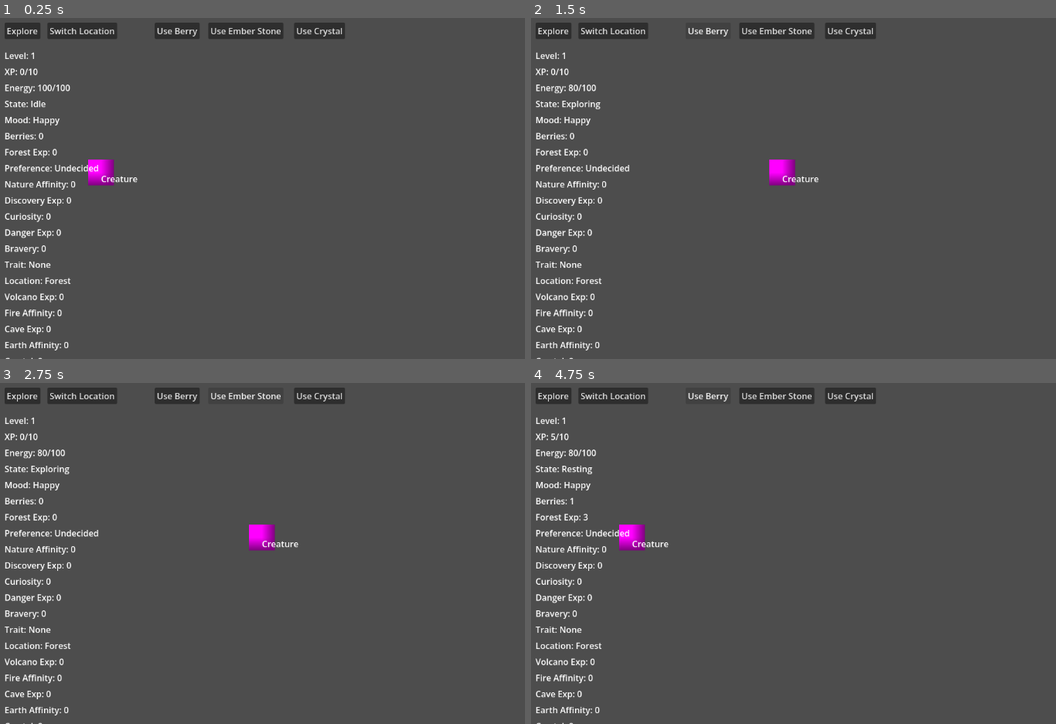
Above: before the commit, frames 1-4 (two rows, left to right).
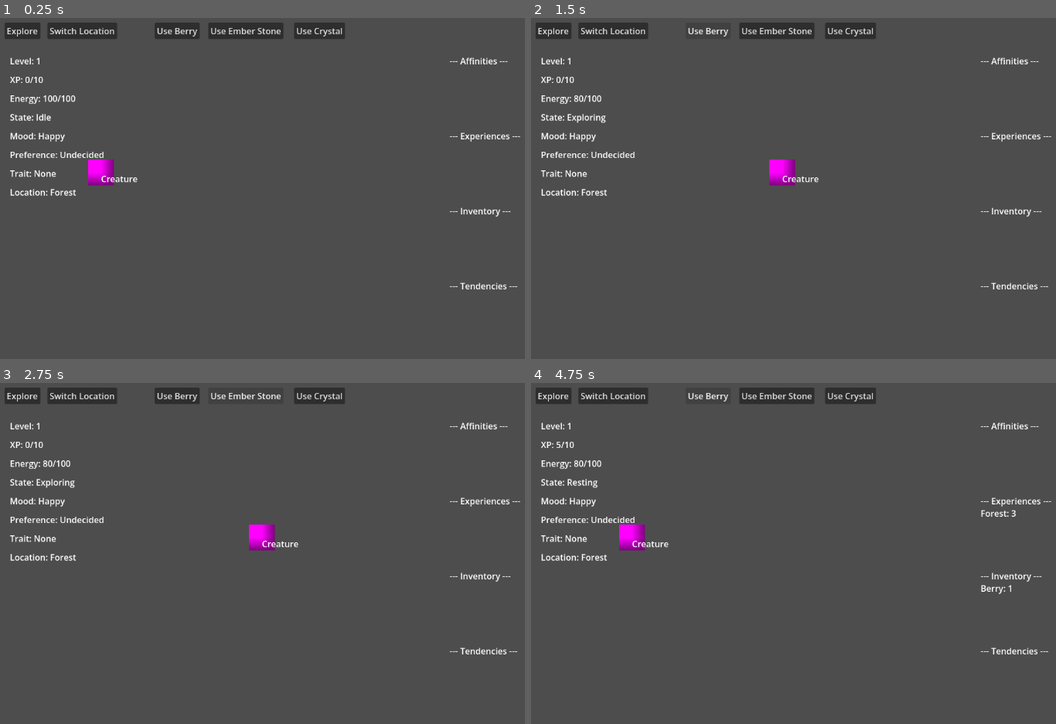
Above: after the commit, the same moments.

Repository: Radhika-15-Agarwal/CreatureGame
Game: Godot game, scene res://scenes/main.tscn
Same seed, same stepped clock (60 frames per second), same inputs: the game is played once before the commit and once after it.
Inputs:
- Up to frame 1 (0.25 s): no input
- Up to frame 2 (1.5 s): click "Explore" at 0.5 s; click "Use Berry" at 1.25 s
- Up to frame 3 (2.75 s): click "Use Ember Stone" at 2 s
- Up to frame 4 (4.75 s): click "Use Crystal" at 2.75 s; click "Explore" at 3.5 s; click "Use Berry" at 4.25 s

The runs differ from the first frame. In frame 1, 3.1% of the frame differs, in the area x 0-100%, y 9-100%; in frame 2, 3.2%; in frame 3, 3.2%; in frame 4, 3.3%.

Commit message:
Refactor ui

Diff:
--- a/scenes/main.tscn
+++ b/scenes/main.tscn
@@ -2,6 +2,7 @@
 
 [ext_resource type="Script" uid="uid://d2ml2go18epr2" path="res://scripts/main.gd" id="1_0wfyh"]
 [ext_resource type="Script" uid="uid://ho5w2jefd3l" path="res://scripts/creature.gd" id="1_o5qli"]
+[ext_resource type="Script" uid="uid://dj0a7qjw2aq48" path="res://scenes/ui.gd" id="3_sugp2"]
 
 [sub_resource type="PlaceholderTexture2D" id="PlaceholderTexture2D_7dm0k"]
 
@@ -21,16 +22,17 @@
 offset_bottom = 23.0
 text = "Creature"
 
-[node name="CanvasLayer" type="CanvasLayer" parent="." unique_id=954910228]
+[node name="UI" type="CanvasLayer" parent="." unique_id=954910228]
+script = ExtResource("3_sugp2")
 
-[node name="ExploreButton" type="Button" parent="CanvasLayer" unique_id=621618044]
+[node name="ExploreButton" type="Button" parent="UI" unique_id=621618044]
 offset_left = 20.0
 offset_top = 20.0
 offset_right = 87.0
 offset_bottom = 51.0
 text = "Explore"
 
-[node name="LevelLabel" type="Label" parent="CanvasLayer" unique_id=1763420410]
+[node name="LevelLabel" type="Label" parent="UI" unique_id=1763420410]
 offset_left = 20.0
 offset_top = 70.0
 offset_right = 78.0
@@ -38,7 +40,7 @@
 text = "Level: 1
 "
 
-[node name="XPLabel" type="Label" parent="CanvasLayer" unique_id=785613342]
+[node name="XPLabel" type="Label" parent="UI" unique_id=785613342]
 offset_left = 20.0
 offset_top = 100.0
 offset_right = 60.0
@@ -46,169 +48,94 @@
 text = "XP: 0
 "
 
-[node name="EnergyLabel" type="Label" parent="CanvasLayer" unique_id=1443942606]
+[node name="EnergyLabel" type="Label" parent="UI" unique_id=1443942606]
 offset_left = 20.0
 offset_top = 130.0
 offset_right = 143.0
 offset_bottom = 153.0
 text = "Energy: 100/100"
 
-[node name="StateLabel" type="Label" parent="CanvasLayer" unique_id=458005401]
+[node name="StateLabel" type="Label" parent="UI" unique_id=458005401]
 offset_left = 20.0
 offset_top = 160.0
 offset_right = 98.0
 offset_bottom = 183.0
 text = "State: Idle"
 
-[node name="MoodLabel" type="Label" parent="CanvasLayer" unique_id=378857435]
+[node name="MoodLabel" type="Label" parent="UI" unique_id=378857435]
 offset_left = 20.0
 offset_top = 190.0
 offset_right = 60.0
 offset_bottom = 213.0
 text = "Mood: Happy"
 
-[node name="BerryLabel" type="Label" parent="CanvasLayer" unique_id=562186542]
-offset_left = 20.0
-offset_top = 220.0
-offset_right = 80.0
-offset_bottom = 243.0
-text = "Berry: 0"
-
-[node name="ForestExpLabel" type="Label" parent="CanvasLayer" unique_id=1053706932]
-offset_left = 20.0
-offset_top = 250.0
-offset_right = 119.0
-offset_bottom = 273.0
-text = "Forest Exp: 0"
-
-[node name="PreferenceLabel" type="Label" parent="CanvasLayer" unique_id=1078040197]
+[node name="PreferenceLabel" type="Label" parent="UI" unique_id=1078040197]
 offset_left = 20.0
 offset_top = 280.0
 offset_right = 60.0
 offset_bottom = 303.0
 text = "Preference: Undecided"
 
-[node name="NatureAffinityLabel" type="Label" parent="CanvasLayer" unique_id=1052474471]
-offset_left = 20.0
-offset_top = 310.0
-offset_right = 153.0
-offset_bottom = 333.0
-text = "Nature Affinity: 0"
-
-[node name="CuriosityLabel" type="Label" parent="CanvasLayer" unique_id=204904520]
-offset_left = 20.0
-offset_top = 370.0
-offset_right = 60.0
-offset_bottom = 393.0
-text = "Curiosity: 0"
-
-[node name="BraveryLabel" type="Label" parent="CanvasLayer" unique_id=1397774099]
-offset_left = 20.0
-offset_top = 430.0
-offset_right = 107.0
-offset_bottom = 453.0
-text = "Bravery: 0"
-
-[node name="DiscoveryExpLabel" type="Label" parent="CanvasLayer" unique_id=997877569]
-offset_left = 20.0
-offset_top = 340.0
-offset_right = 145.0
-offset_bottom = 363.0
-text = "Discovery Exp: 0"
-
-[node name="DangerExpLabel" type="Label" parent="CanvasLayer" unique_id=104222867]
-offset_left = 20.0
-offset_top = 400.0
-offset_right = 145.0
-offset_bottom = 423.0
-text = "Danger Exp: 0"
-
-[node name="TraitLabel" type="Label" parent="CanvasLayer" unique_id=1504625722]
+[node name="TraitLabel" type="Label" parent="UI" unique_id=1504625722]
 offset_left = 20.0
 offset_top = 460.0
 offset_right = 107.0
 offset_bottom = 483.0
 text = "Trait: None"
 
-[node name="LocationLabel" type="Label" parent="CanvasLayer" unique_id=1171857790]
+[node name="LocationLabel" type="Label" parent="UI" unique_id=1171857790]
 offset_left = 20.0
 offset_top = 490.0
 offset_right = 144.0
 offset_bottom = 513.0
 text = "Location: Forest"
 
-[node name="VolcanoExpLabel" type="Label" parent="CanvasLayer" unique_id=297353476]
-offset_left = 20.0
-offset_top = 520.0
-offset_right = 131.0
-offset_bottom = 543.0
-text = "Volcano Exp: 0"
-
-[node name="FireAffinityLabel" type="Label" parent="CanvasLayer" unique_id=216992639]
-offset_left = 20.0
-offset_top = 550.0
-offset_right = 153.0
-offset_bottom = 573.0
-text = "Fire Affinity: 0"
-
-[node name="LocationButton" type="Button" parent="CanvasLayer" unique_id=1203190004]
+[node name="LocationButton" type="Button" parent="UI" unique_id=1203190004]
 offset_left = 100.0
 offset_top = 20.0
 offset_right = 230.0
 offset_bottom = 51.0
 text = "Switch Location"
 
-[node name="CaveExpLabel" type="Label" parent="CanvasLayer" unique_id=909234804]
-offset_left = 20.0
-offset_top = 580.0
-offset_right = 131.0
-offset_bottom = 603.0
-text = "Cave Exp: 0"
-
-[node name="EarthAffinityLabel" type="Label" parent="CanvasLayer" unique_id=398958348]
-offset_left = 20.0
-offset_top = 610.0
-offset_right = 153.0
-offset_bottom = 633.0
-text = "Earth Affinity: 0"
-
-[node name="CrystalLabel" type="Label" parent="CanvasLayer" unique_id=1283610201]
-offset_left = 20.0
-offset_top = 640.0
-offset_right = 60.0
-offset_bottom = 663.0
-text = "Crystal: 0"
-
-[node name="EmberStoneLabel" type="Label" parent="CanvasLayer" unique_id=732455951]
-offset_left = 20.0
-offset_top = 670.0
-offset_right = 60.0
-offset_bottom = 693.0
-text = "Ember Stone: 0"
-
-[node name="UseBerryButton" type="Button" parent="CanvasLayer" unique_id=1178855698]
+[node name="UseBerryButton" type="Button" parent="UI" unique_id=1178855698]
 offset_left = 300.0
 offset_top = 20.0
 offset_right = 384.0
 offset_bottom = 51.0
 text = "Use Berry"
 
-[node name="UseEmberStoneButton" type="Button" parent="CanvasLayer" unique_id=1299315584]
+[node name="UseEmberStoneButton" type="Button" parent="UI" unique_id=1299315584]
 offset_left = 400.0
 offset_top = 20.0
 offset_right = 540.0
 offset_bottom = 51.0
 text = "Use Ember Stone"
 
-[node name="UseCrystalButton" type="Button" parent="CanvasLayer" unique_id=1503624767]
+[node name="UseCrystalButton" type="Button" parent="UI" unique_id=1503624767]
 offset_left = 560.0
 offset_top = 20.0
 offset_right = 655.0
 offset_bottom = 51.0
 text = "Use Crystal"
 
-[connection signal="pressed" from="CanvasLayer/ExploreButton" to="." method="_on_explore_button_pressed"]
-[connection signal="pressed" from="CanvasLayer/LocationButton" to="." method="_on_location_button_pressed"]
-[connection signal="pressed" from="CanvasLayer/UseBerryButton" to="." method="_on_use_berry_button_pressed"]
-[connection signal="pressed" from="CanvasLayer/UseEmberStoneButton" to="." method="_on_use_ember_stone_button_pressed"]
-[connection signal="pressed" from="CanvasLayer/UseCrystalButton" to="." method="_on_use_crystal_button_pressed"]
+[node name="AffinitiesLabel" type="RichTextLabel" parent="UI" unique_id=1650888944]
+offset_right = 40.0
+offset_bottom = 40.0
+
+[node name="ExperiencesLabel" type="RichTextLabel" parent="UI" unique_id=2071094936]
+offset_right = 40.0
+offset_bottom = 40.0
+
+[node name="InventoryLabel" type="RichTextLabel" parent="UI" unique_id=956526222]
+offset_right = 40.0
+offset_bottom = 40.0
+
+[node name="TendenciesLabel" type="RichTextLabel" parent="UI" unique_id=1849167750]
+offset_right = 40.0
+offset_bottom = 40.0
+
+[connection signal="pressed" from="UI/ExploreButton" to="." method="_on_explore_button_pressed"]
+[connection signal="pressed" from="UI/LocationButton" to="." method="_on_location_button_pressed"]
+[connection signal="pressed" from="UI/UseBerryButton" to="." method="_on_use_berry_button_pressed"]
+[connection signal="pressed" from="UI/UseEmberStoneButton" to="." method="_on_use_ember_stone_button_pressed"]
+[connection signal="pressed" from="UI/UseCrystalButton" to="." method="_on_use_crystal_button_pressed"]
--- /dev/null
+++ b/scenes/ui.gd
@@ -0,0 +1,111 @@
+extends CanvasLayer
+
+# Grab the creature from the parent node (Main)
+@onready var creature = $"../Creature"
+
+# ==========================================
+# Core UI Elements
+# ==========================================
+@onready var level_label = $LevelLabel
+@onready var xp_label = $XPLabel
+@onready var state_label = $StateLabel
+@onready var energy_label = $EnergyLabel
+@onready var mood_label = $MoodLabel
+@onready var location_label = $LocationLabel
+@onready var preference_label = $PreferenceLabel
+@onready var trait_label = $TraitLabel
+
+# ==========================================
+# Grouped Data Panels
+# ==========================================
+@onready var affinities_label = $AffinitiesLabel
+@onready var experiences_label = $ExperiencesLabel
+@onready var inventory_label = $InventoryLabel
+@onready var tendencies_label = $TendenciesLabel
+
+func _ready():
+	setup_layout()
+	creature.stats_changed.connect(update_ui)
+	update_ui()
+
+func setup_layout():
+	# ==========================================
+	# 1. Left Side: Static Stats
+	# ==========================================
+	var left_x = 30
+	var start_y = 80 # Starts below your buttons
+	var spacing = 35 # Vertical space between each line
+
+	level_label.position = Vector2(left_x, start_y)
+	xp_label.position = Vector2(left_x, start_y + spacing * 1)
+	energy_label.position = Vector2(left_x, start_y + spacing * 2)
+	state_label.position = Vector2(left_x, start_y + spacing * 3)
+	mood_label.position = Vector2(left_x, start_y + spacing * 4)
+	preference_label.position = Vector2(left_x, start_y + spacing * 5)
+	trait_label.position = Vector2(left_x, start_y + spacing * 6)
+	location_label.position = Vector2(left_x, start_y + spacing * 7)
+
+	# ==========================================
+	# 2. Right Side: Dynamic Panels (RichTextLabels)
+	# ==========================================
+	var right_x = 850
+	var panel_size = Vector2(250, 130) # Fixes the text getting cut off/scrollbars
+	var right_spacing = 140 # Space between the big boxes
+
+	# Affinities
+	affinities_label.size = panel_size
+	affinities_label.position = Vector2(right_x, start_y)
+
+	# Experiences
+	experiences_label.size = panel_size
+	experiences_label.position = Vector2(right_x, start_y + right_spacing * 1)
+
+	# Inventory
+	inventory_label.size = panel_size
+	inventory_label.position = Vector2(right_x, start_y + right_spacing * 2)
+
+	# Tendencies
+	tendencies_label.size = panel_size
+	tendencies_label.position = Vector2(right_x, start_y + right_spacing * 3)
+
+func update_ui():
+	# 1. Static Core Stats
+	level_label.text = "Level: %d" % creature.level
+	xp_label.text = "XP: %d/%d" % [creature.xp, creature.get_xp_threshold()]
+	state_label.text = "State: " + creature.get_state()
+	energy_label.text = "Energy: %d/%d" % [int(creature.energy), int(creature.max_energy)]
+	mood_label.text = "Mood: " + creature.get_mood()
+	location_label.text = "Location: " + creature.get_location()
+	preference_label.text = "Preference: " + creature.get_preference()
+	trait_label.text = "Trait: " + creature.get_trait_text()
+
+	# Colorizing Energy based on tiredness
+	if creature.energy <= 20:
+		energy_label.add_theme_color_override("font_color", Color(1, 0.3, 0.3)) # Red
+	else:
+		energy_label.remove_theme_color_override("font_color") # Default
+
+	# 2. Dynamic Dictionaries
+	var affinity_text = "--- Affinities ---\n"
+	for affinity in creature.affinities:
+		if creature.affinities[affinity] > 0:
+			affinity_text += "%s: %d\n" % [affinity, creature.affinities[affinity]]
+	affinities_label.text = affinity_text
+
+	var exp_text = "--- Experiences ---\n"
+	for exp in creature.experiences:
+		if creature.experiences[exp] > 0:
+			exp_text += "%s: %d\n" % [exp, creature.experiences[exp]]
+	experiences_label.text = exp_text
+
+	var inv_text = "--- Inventory ---\n"
+	for item in creature.inventory:
+		if creature.inventory[item] > 0:
+			inv_text += "%s: %d\n" % [item, creature.inventory[item]]
+	inventory_label.text = inv_text
+
+	var tend_text = "--- Tendencies ---\n"
+	for tend in creature.tendencies:
+		if creature.tendencies[tend] != 0:
+			tend_text += "%s: %d\n" % [tend, creature.tendencies[tend]]
+	tendencies_label.text = tend_text
--- a/scripts/main.gd
+++ b/scripts/main.gd
@@ -2,76 +2,20 @@
 
 @onready var creature = $Creature
 
-@onready var level_label = $CanvasLayer/LevelLabel
-@onready var xp_label = $CanvasLayer/XPLabel
-@onready var state_label = $CanvasLayer/StateLabel
-@onready var energy_label = $CanvasLayer/EnergyLabel
-@onready var mood_label = $CanvasLayer/MoodLabel
-@onready var berry_label = $CanvasLayer/BerryLabel
-@onready var forest_exp_label = $CanvasLayer/ForestExpLabel
-@onready var preference_label = $CanvasLayer/PreferenceLabel
-@onready var nature_affinity_label = $CanvasLayer/NatureAffinityLabel
-@onready var discovery_exp_label = $CanvasLayer/DiscoveryExpLabel
-@onready var curiosity_label = $CanvasLayer/CuriosityLabel
-@onready var trait_label = $CanvasLayer/TraitLabel
-@onready var danger_exp_label = $CanvasLayer/DangerExpLabel
-@onready var bravery_label = $CanvasLayer/BraveryLabel
-@onready var volcano_exp_label = $CanvasLayer/VolcanoExpLabel
-@onready var fire_affinity_label = $CanvasLayer/FireAffinityLabel
-@onready var location_label = $CanvasLayer/LocationLabel
-@onready var cave_exp_label = $CanvasLayer/CaveExpLabel
-@onready var earth_affinity_label = $CanvasLayer/EarthAffinityLabel
-
+# ==========================================
+# Button Signals
+# ==========================================
 func _on_explore_button_pressed():
 	creature.explore()
 
 func _on_location_button_pressed():
 	creature.switch_location()
 
-func _ready():
-	creature.stats_changed.connect(update_ui)
-	update_ui()
-
-func update_ui():
-	level_label.text = "Level: %d" % creature.level
-	xp_label.text = "XP: %d/%d" % [
-		creature.xp,
-		creature.get_xp_threshold()
-	]
-
-	state_label.text = "State: " + creature.get_state()
-
-	energy_label.text = "Energy: %d/%d" % [
-		int(creature.energy),
-		int(creature.max_energy)
-	]
-	mood_label.text = "Mood: " + creature.get_mood()
-	berry_label.text = "Berries: %d" % creature.get_item_count("Berry")
-	forest_exp_label.text = "Forest Exp: %d" % creature.get_experience("Forest")
-	volcano_exp_label.text = "Volcano Exp: %d" % creature.get_experience("Volcano")
-	discovery_exp_label.text = "Discovery Exp: %d" % creature.get_experience("Discovery")
-
-	preference_label.text = "Preference: " + creature.get_preference()
-	nature_affinity_label.text = "Nature Affinity: %d" % creature.get_affinity("Nature")
-	fire_affinity_label.text = "Fire Affinity: %d" % creature.get_affinity("Fire")
-	curiosity_label.text = "Curiosity: %d" % creature.get_tendency("Curiosity")
-	trait_label.text = "Trait: " + creature.get_trait_text()
-
-	danger_exp_label.text = "Danger Exp: %d" % creature.get_experience("Danger")
-	bravery_label.text = "Bravery: %d" % creature.get_tendency("Bravery")
-	location_label.text = "Location: " + creature.get_location()
-
-	cave_exp_label.text = "Cave Exp: %d" % creature.get_experience("Cave")
-	earth_affinity_label.text = "Earth Affinity: %d" % creature.get_affinity("Earth")
-
-
 func _on_use_berry_button_pressed() -> void:
 	creature.use_item("Berry")
-
 
 func _on_use_ember_stone_button_pressed() -> void:
 	creature.use_item("Ember Stone")
 
-
 func _on_use_crystal_button_pressed() -> void:
 	creature.use_item("Crystal")
Not shown, added: scenes/ui.gd.uid
